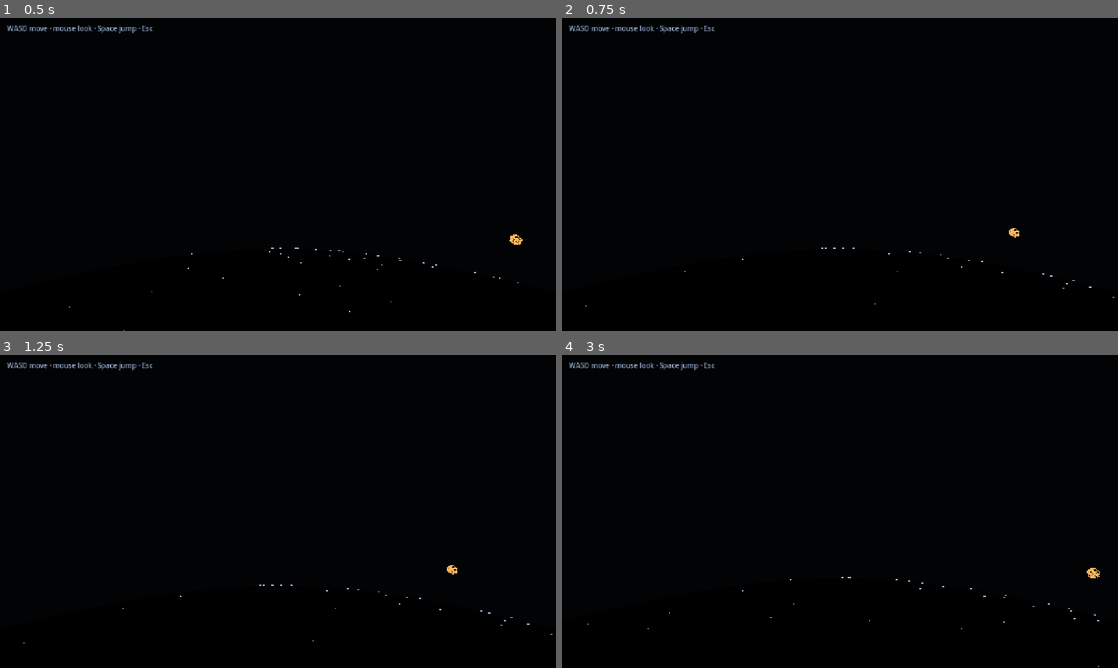
Above: before the commit, frames 1-4 (two rows, left to right).
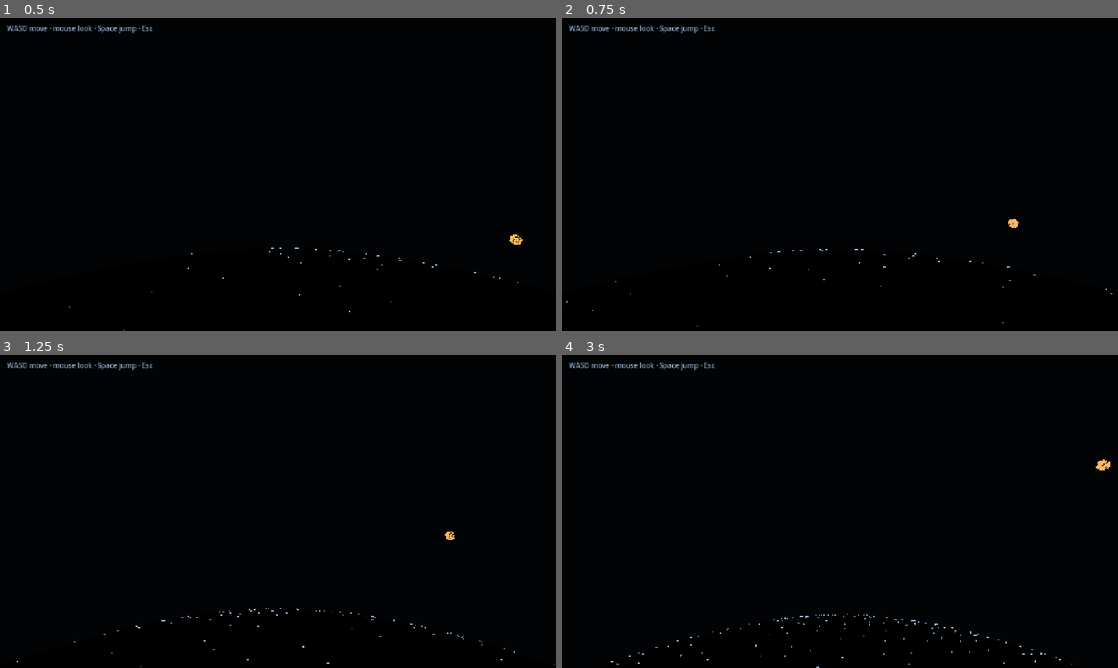
Above: after the commit, the same moments.

Repository: Yuan-Zzzz/ASCII-EXPLORE
Game: Godot game, scene res://scenes/moon_walk.tscn
Two runs of this game, one before a commit and one after it. Both use one fixed random seed, a clock stepped at 60 frames per second and the inputs below.
Inputs (mouse positions are in pixels of both pictures, inside the frame that each line leads up to):
- Up to frame 1 (0.5 s): no input
- Up to frame 2 (0.75 s): tap Enter at 0.5 s; move the mouse to (867, 174) at 0.52 s; hold W (move_forward, bound only after the commit) from 0.53 s (still down); hold Shift (sprint, bound only after the commit) from 0.53 s (still down); click (867, 174) at 0.67 s
- Up to frame 3 (1.25 s): keep holding W (move_forward, bound only after the commit); keep holding Shift (sprint, bound only after the commit); tap Space (jump, bound only after the commit) at 0.77, 0.8, 1.07 s
- Up to frame 4 (3 s): keep holding W (move_forward, bound only after the commit); move the mouse to (812, 511) at 1.27 s; release Shift (sprint, bound only after the commit) at 1.28 s; tap Space (jump, bound only after the commit) at 1.35, 1.52, 1.82, 2.3 s; tap Shift (sprint, bound only after the commit) at 1.55 s; move the mouse to (851, 505) at 2.02 s; hold Shift (sprint, bound only after the commit) 2.03-2.78 s; move the mouse to (834, 517) at 2.77 s; tap C at 2.85 s; click (834, 517) at 2.92 s

Frame 1 is identical in both runs. In frame 2, 0.2% of the frame differs, in the area x 0-100%, y 64-99%; in frame 3, 0.2%; in frame 4, 0.3%, in the area x 4-99%, y 33-100%.

Commit message:
feat(project): bind WASD, jump, and sprint for the moon walk
The moon scene is already the main scene. The controller reads named actions, so those keys have to exist in the input map.

Diff:
--- a/project.godot
+++ b/project.godot
@@ -27,6 +27,39 @@
 
 enabled=PackedStringArray("res://addons/fix_editor_lag/plugin.cfg")
 
+[input]
+
+move_forward={
+"deadzone": 0.5,
+"events": [Object(InputEventKey,"resource_local_to_scene":false,"resource_name":"","device":-1,"window_id":0,"alt_pressed":false,"shift_pressed":false,"ctrl_pressed":false,"meta_pressed":false,"pressed":false,"keycode":0,"physical_keycode":87,"key_label":0,"unicode":119,"location":0,"echo":false,"script":null)
+]
+}
+move_back={
+"deadzone": 0.5,
+"events": [Object(InputEventKey,"resource_local_to_scene":false,"resource_name":"","device":-1,"window_id":0,"alt_pressed":false,"shift_pressed":false,"ctrl_pressed":false,"meta_pressed":false,"pressed":false,"keycode":0,"physical_keycode":83,"key_label":0,"unicode":115,"location":0,"echo":false,"script":null)
+]
+}
+move_left={
+"deadzone": 0.5,
+"events": [Object(InputEventKey,"resource_local_to_scene":false,"resource_name":"","device":-1,"window_id":0,"alt_pressed":false,"shift_pressed":false,"ctrl_pressed":false,"meta_pressed":false,"pressed":false,"keycode":0,"physical_keycode":65,"key_label":0,"unicode":97,"location":0,"echo":false,"script":null)
+]
+}
+move_right={
+"deadzone": 0.5,
+"events": [Object(InputEventKey,"resource_local_to_scene":false,"resource_name":"","device":-1,"window_id":0,"alt_pressed":false,"shift_pressed":false,"ctrl_pressed":false,"meta_pressed":false,"pressed":false,"keycode":0,"physical_keycode":68,"key_label":0,"unicode":100,"location":0,"echo":false,"script":null)
+]
+}
+jump={
+"deadzone": 0.5,
+"events": [Object(InputEventKey,"resource_local_to_scene":false,"resource_name":"","device":-1,"window_id":0,"alt_pressed":false,"shift_pressed":false,"ctrl_pressed":false,"meta_pressed":false,"pressed":false,"keycode":0,"physical_keycode":32,"key_label":0,"unicode":32,"location":0,"echo":false,"script":null)
+]
+}
+sprint={
+"deadzone": 0.5,
+"events": [Object(InputEventKey,"resource_local_to_scene":false,"resource_name":"","device":-1,"window_id":0,"alt_pressed":false,"shift_pressed":false,"ctrl_pressed":false,"meta_pressed":false,"pressed":false,"keycode":0,"physical_keycode":4194325,"key_label":0,"unicode":0,"location":0,"echo":false,"script":null)
+]
+}
+
 [rendering]
 
 lights_and_shadows/directional_shadow/size=1024
